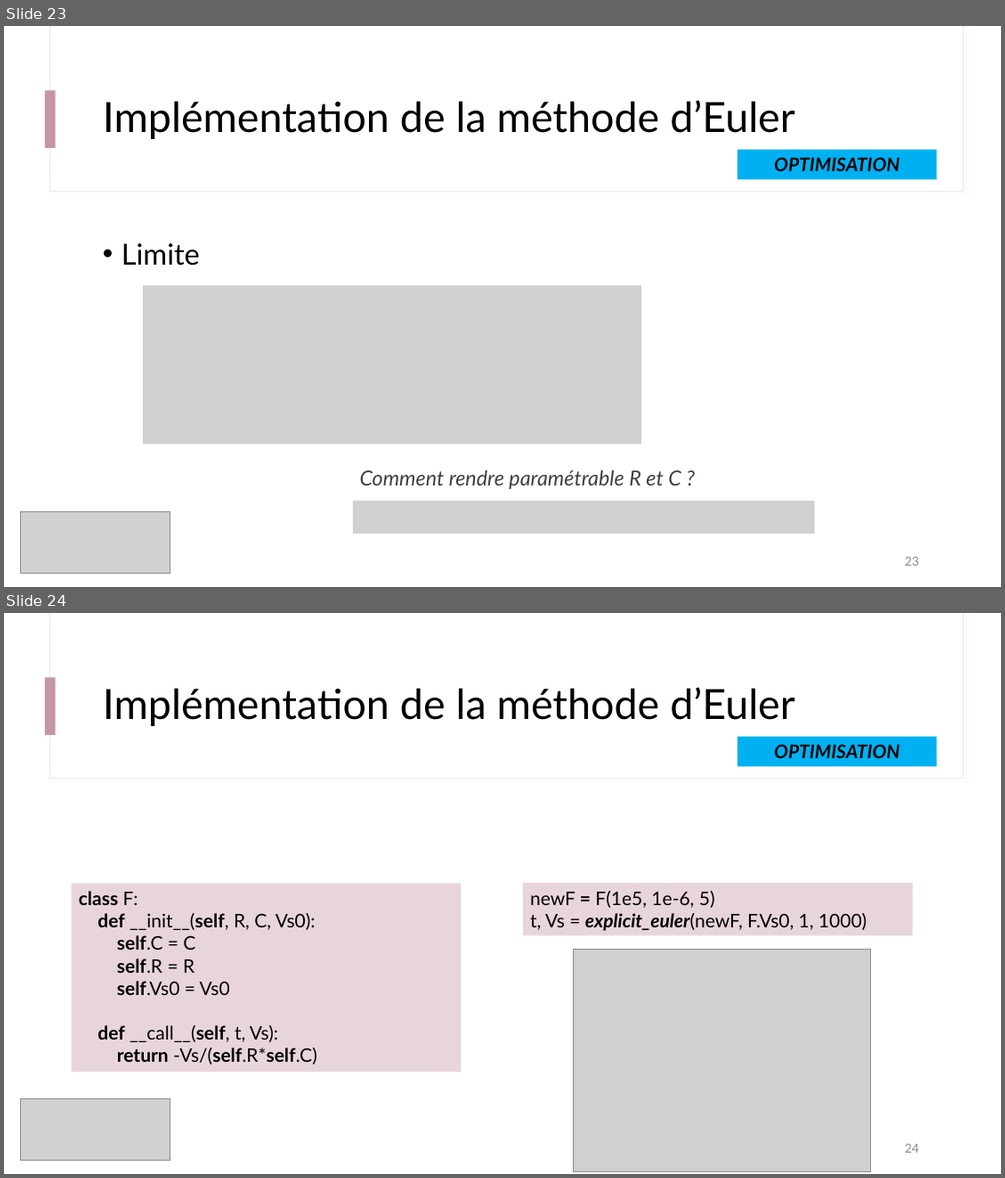
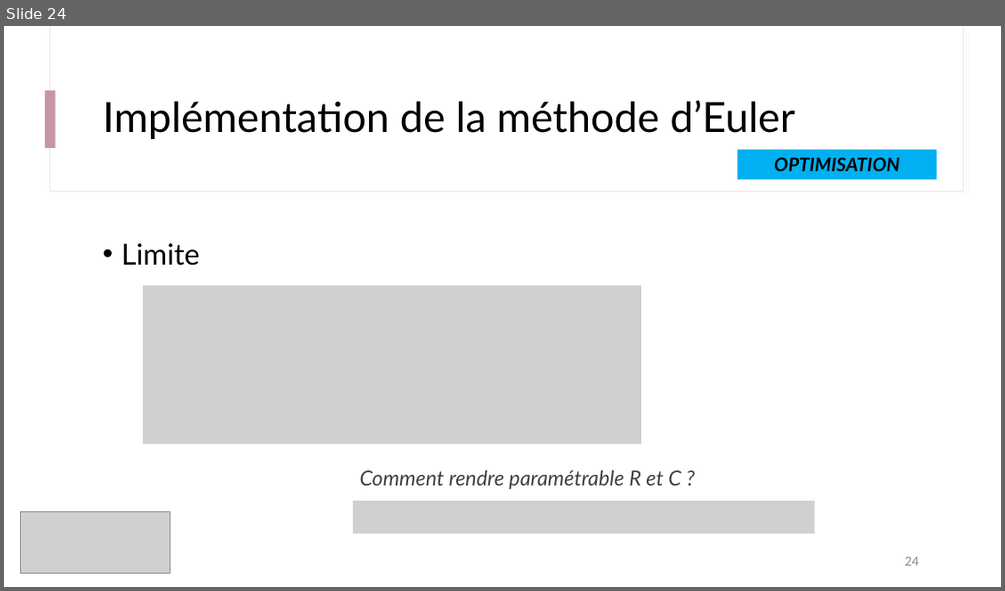
Before and after one commit to IOGS-Digital-Methods/semester-5, a slide deck: ONIP/onip_b1_methodes_numeriques/seance2_equation_diff/B1_s3_1_Approche_Euler.pptx. Shown one above the other, each under a label of ours: slides 23 and 24 before the commit, slide 24 after it. The pictures are 1005x1178 and 1005x591 pixels, drawn with LibreOffice and Linux fonts; fonts in the diff are those of the drawing; grey boxes stand for pictures. Boxes give left, top, right and bottom in pixels: in the first picture for what was removed or moved away, otherwise in the second. Text is boxed around its words. In the diff, an @@ line names an element or a change of style, - is before the commit and + after.

Commit message:
Update ONIP Bloc 1 - Euler

```diff
--- a/ONIP/onip_b1_methodes_numeriques/seance2_equation_diff/B1_s3_1_Approche_Euler.pptx
+++ b/ONIP/onip_b1_methodes_numeriques/seance2_equation_diff/B1_s3_1_Approche_Euler.pptx
@@ slide 24 removed at (4, 613, 1001, 1174), background #FFFFFF; not listed: 3 template elements that a slide beside it also shows @@
@@ title removed at (103, 687, 795, 726) @@
-Implémentation de la méthode d’Euler
@@ rectangle removed at (737, 737, 937, 766) @@
-OPTIMISATION
@@ rectangle removed at (72, 883, 461, 1071) @@
-class F:
-def __init__(self, R, C, Vs0):
-self.C = C
-self.R = R
-self.Vs0 = Vs0
-def __call__(self, t, Vs):
-return -Vs/(self.R*self.C)
@@ rectangle removed at (523, 883, 913, 936) @@
-newF = F(1e5, 1e-6, 5)
-t, Vs = explicit_euler(newF, F.Vs0, 1, 1000)
@@ picture removed at (574, 949, 871, 1172) @@
@@ picture removed at (20, 1098, 170, 1159) @@
@@ page number removed at (905, 1143, 919, 1152) @@
-24
@@ what was slide 23 is now slide 24 @@
@@ page number at (905, 556, 919, 565): text changed @@
-23
+24
```
Also in this commit, not shown: 3 slides added, 2 other slides removed, 2 other files.
